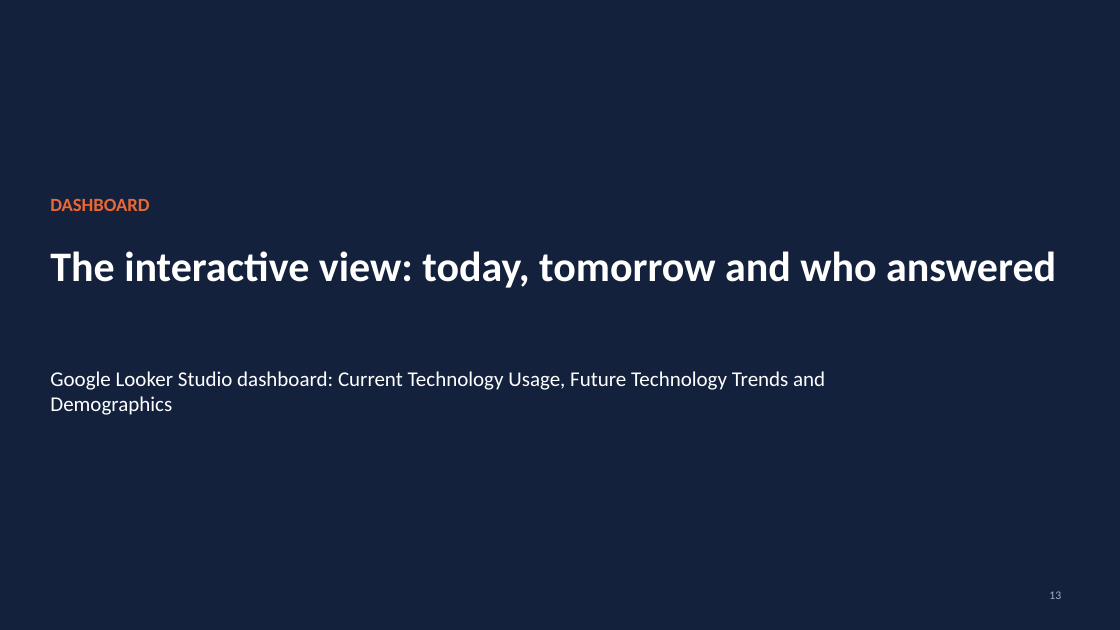
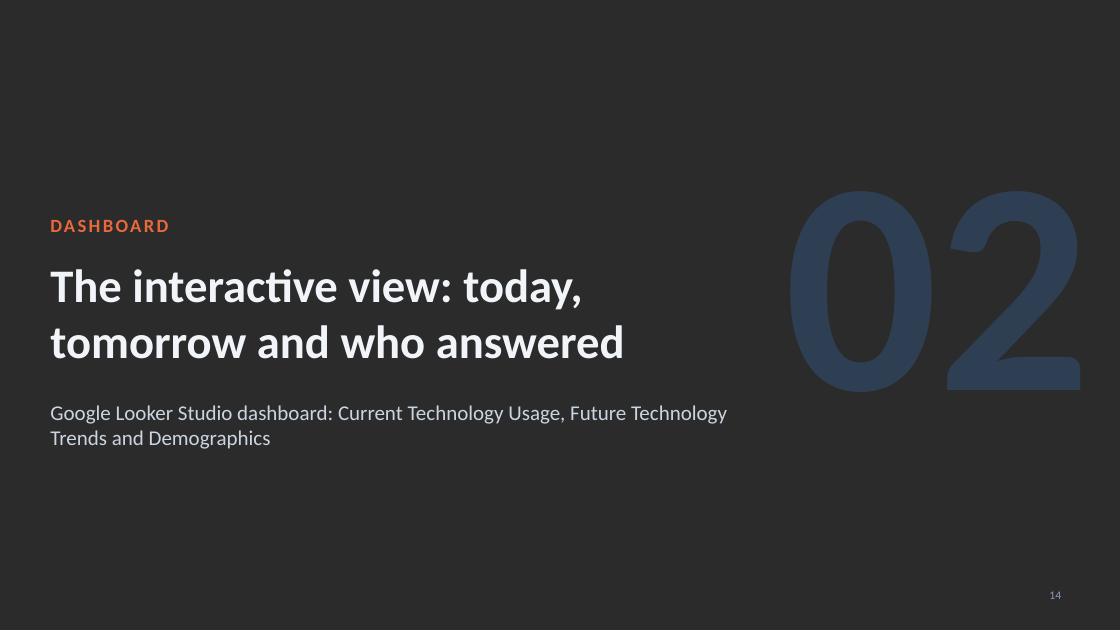
Before and after one commit to v-ambrosino/ibm-data-analyst-capstone, a slide deck: slide 14 of presentation/Developer_Technology_Trends_Vincenzo_Ambrosino.pptx (slide 13 before the commit). Drawn at 1120x630 pixels with LibreOffice and Linux fonts; fonts in the diff are those of the drawing; background and template pictures are left out; a plain dark background stands for a picture behind light text. Boxes give left, top, right and bottom in pixels: in the first picture for what was removed or moved away, otherwise in the second. Text is boxed around its words. In the diff, an @@ line names an element or a change of style, - is before the commit and + after.

```diff
--- a/presentation/Developer_Technology_Trends_Vincenzo_Ambrosino.pptx
+++ b/presentation/Developer_Technology_Trends_Vincenzo_Ambrosino.pptx
@@ background #14213D to picture (left out) @@
@@ text added at (706,76,1092,462), 260 pt, text #3987E5 at 22% opacity, bold @@
+02
@@ text "DASHBOARD": place and size @@
-text "DASHBOARD" at (50,198,149,211)
+text "DASHBOARD" at (50,214,723,252)
@@ text "DASHBOARD" at (50,214,723,252): text colour #EB6834 to #E8693A, letter spacing 0 to 2 pt @@
@@ title "The interactive view: today, tomorrow ...": place and size @@
-title "The interactive view: today, tomorrow ..." at (50,251,1056,288)
+title "The interactive view: today, tomorrow ..." at (50,269,625,359)
@@ title "The interactive view: today, tomorrow ..." at (50,269,625,359): size 36 to 40 pt, text colour #FFFFFF to #F1F5F9 @@
@@ text "Google Looker Studio dashboard: Current ...": place and size @@
-text "Google Looker Studio dashboard: Current ..." at (50,371,825,415)
+text "Google Looker Studio dashboard: Current ..." at (50,405,727,449)
@@ text "Google Looker Studio dashboard: Current ..." at (50,405,727,449): text colour #FFFFFF to #CBD5E1 @@
@@ page number at (1049,591,1061,599): text changed; text colour #9FB3D1 to #8B9AB3 @@
-13
+14
```
Also in this commit, not shown: 21 other slides changed, 3 slides added, 1 other file.
